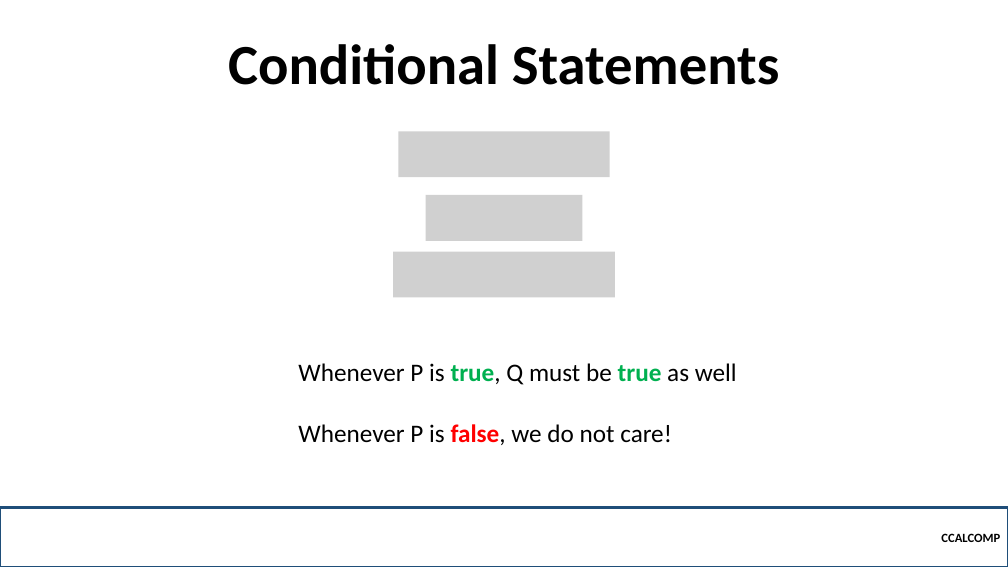
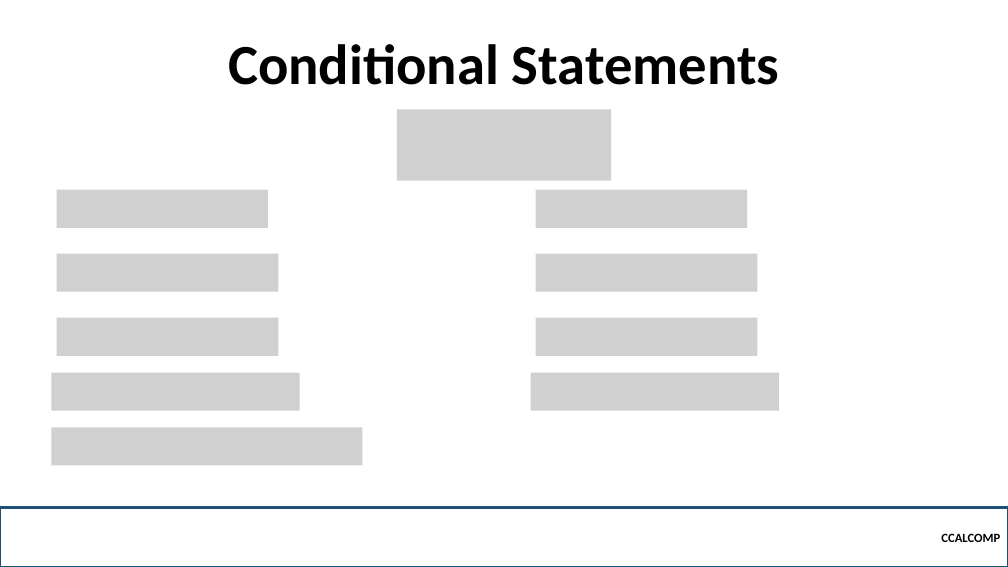
Before and after one commit to robitussin/CCALCOMP, a slide deck: slide 12 of Week 3 - Proofs/Logic.pptx (slide 7 before the commit). Drawn at 1008x567 pixels with LibreOffice and Linux fonts; fonts in the diff are those of the drawing; grey boxes stand for pictures; background and template pictures are left out. Boxes give left, top, right and bottom in pixels: in the first picture for what was removed or moved away, otherwise in the second. Text is boxed around its words. In the diff, an @@ line names an element or a change of style, - is before the commit and + after.

```diff
--- a/Week 3 - Proofs/Logic.pptx
+++ b/Week 3 - Proofs/Logic.pptx
@@ picture: place and size @@
-picture at bbox=[399, 132, 610, 178]
+picture at bbox=[397, 110, 611, 181]
@@ picture added at bbox=[57, 190, 268, 228] @@
@@ picture removed at bbox=[426, 195, 582, 241] @@
@@ picture added at bbox=[536, 190, 748, 228] @@
@@ picture added at bbox=[57, 254, 278, 292] @@
@@ picture removed at bbox=[393, 252, 615, 298] @@
@@ picture added at bbox=[536, 254, 758, 292] @@
@@ picture added at bbox=[57, 318, 278, 355] @@
@@ picture added at bbox=[536, 318, 758, 355] @@
@@ picture added at bbox=[51, 373, 299, 411] @@
@@ text removed at bbox=[298, 363, 737, 445] @@
-Whenever P is true, Q must be true as well
-Whenever P is false, we do not care!
@@ picture added at bbox=[531, 373, 779, 411] @@
@@ picture added at bbox=[51, 427, 362, 465] @@
```
Also in this commit, not shown: 6 other slides changed, 11 slides added, 1 other file.
